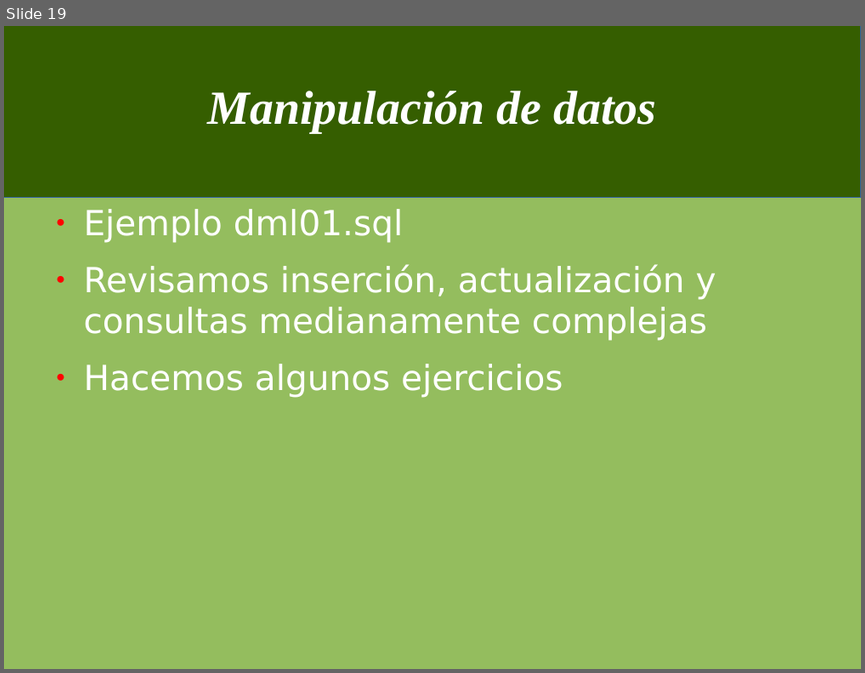
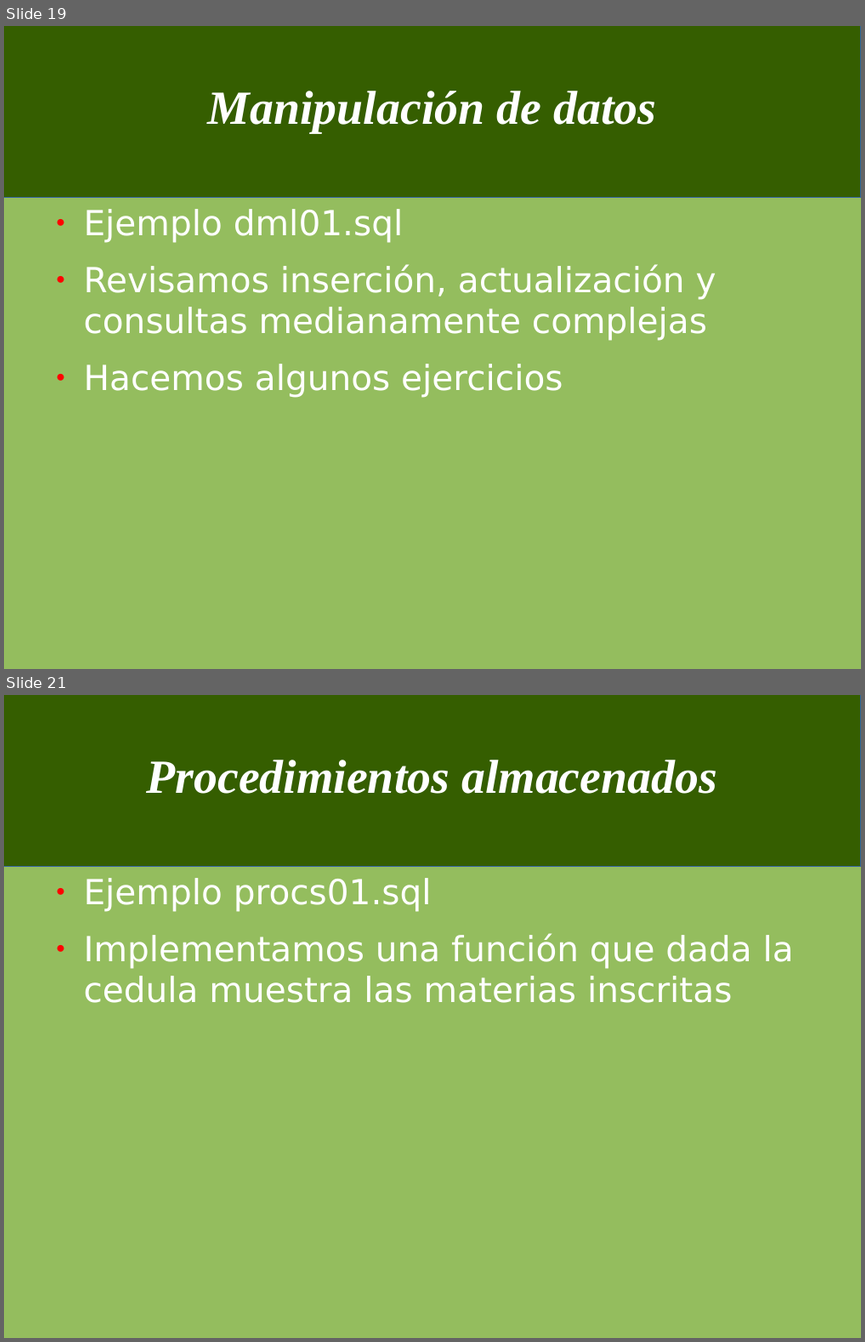
Before and after one commit to jorgeu/curso-postgresql, a slide deck: cursopostgres.odp. Shown one above the other, each under a label of ours: slide 19 before the commit, slides 19 and 21 after it; the slides between them are not shown. The pictures are 865x673 and 865x1342 pixels, drawn with LibreOffice and Linux fonts; fonts in the diff are those of the drawing. Boxes give left, top, right and bottom in pixels: in the first picture for what was removed or moved away, otherwise in the second. Text is boxed around its words. In the diff, an @@ line names an element or a change of style, - is before the commit and + after.

```diff
--- a/cursopostgres.odp
+++ b/cursopostgres.odp
@@ slide 21 added at [4,695,861,1338], background #94BD5E; not listed: 1 template element that a slide beside it also shows @@
@@ title added at [147,760,717,794], 44 pt, text #FFFFFF, bold, italic @@
+Procedimientos almacenados
@@ text added at [84,878,794,1003], 32 pt, text #FFFFFF @@
+● Ejemplo procs01.sql
+● Implementamos una función que dada la cedula muestra las materias inscritas
```
Also in this commit, not shown: 3 other slides added, 1 slide removed, 2 other files.
